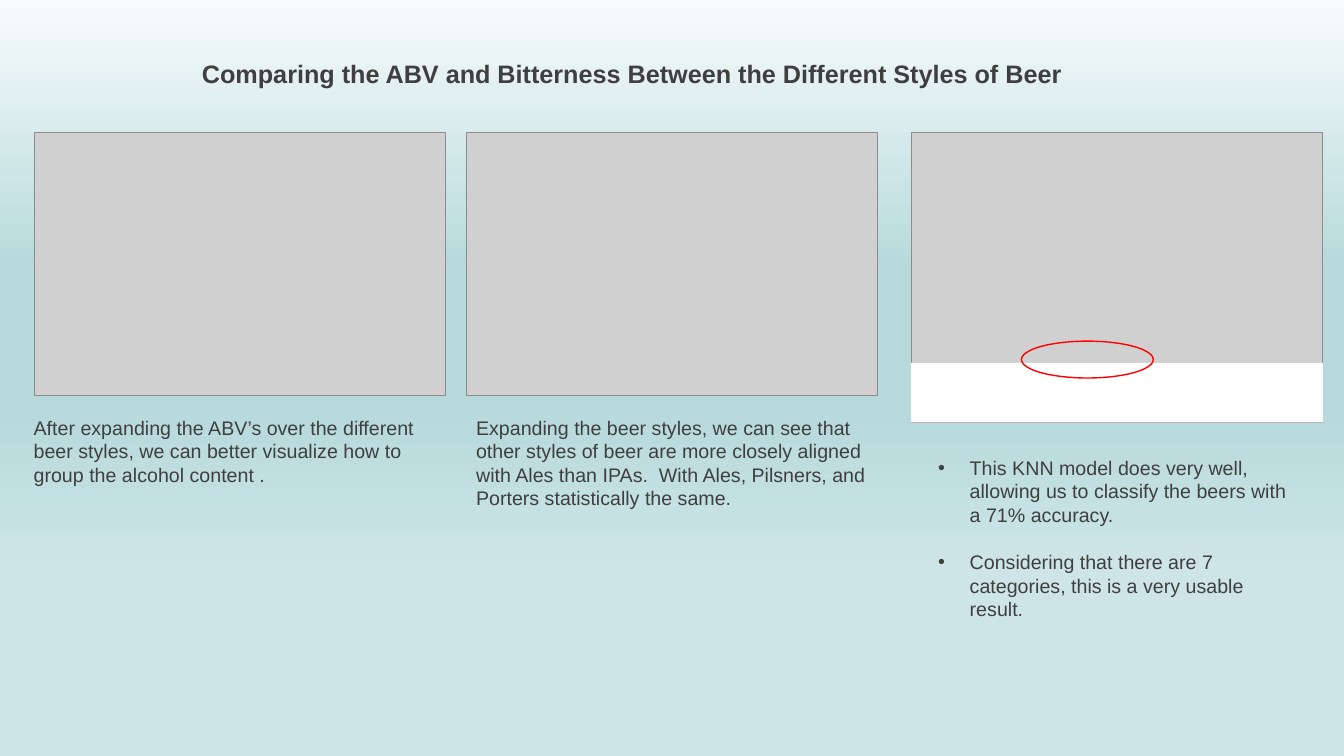
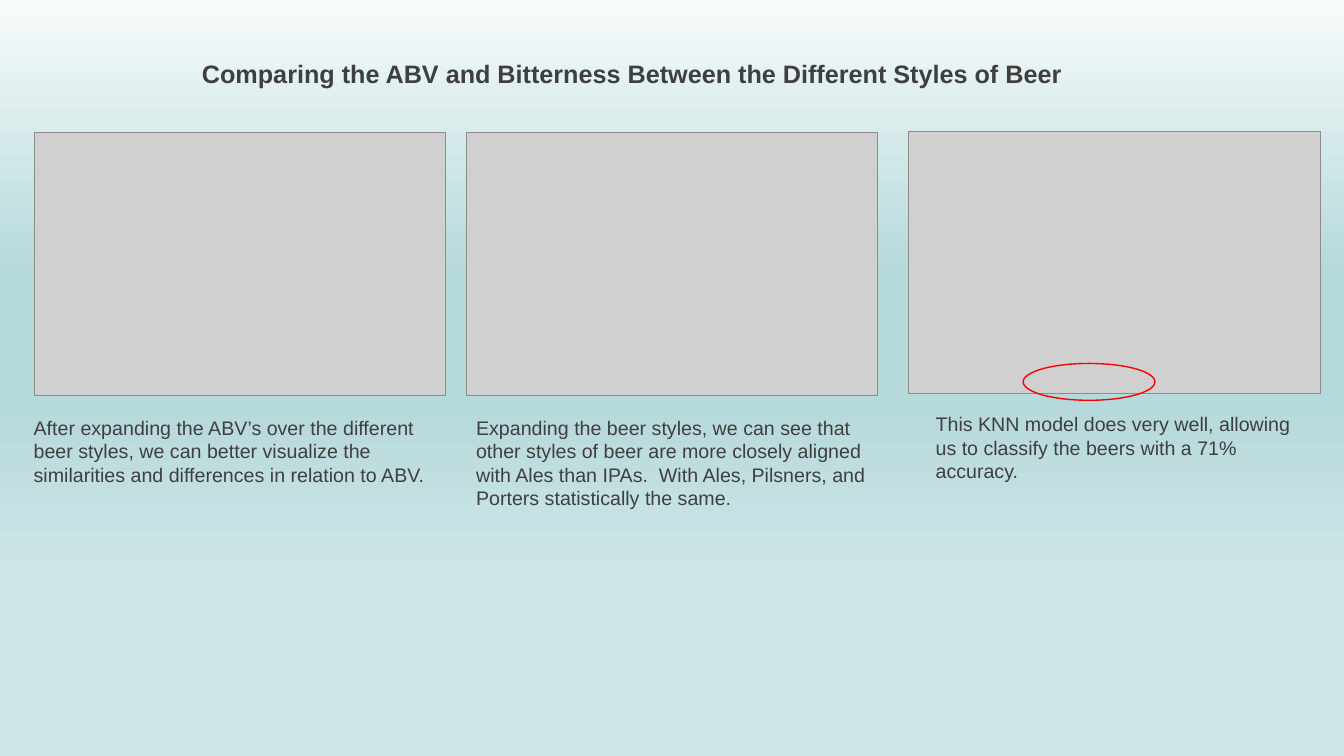
Before and after one commit to NickSager/MSDS_6306_Project1, a slide deck: slide 12 of Group4_CaseStudy1.pptx. Drawn at 1344x756 pixels with LibreOffice and Linux fonts; fonts in the diff are those of the drawing; grey boxes stand for pictures. Boxes give left, top, right and bottom in pixels: in the first picture for what was removed or moved away, otherwise in the second. Text is boxed around its words. In the diff, an @@ line names an element or a change of style, - is before the commit and + after.

```diff
--- a/Group4_CaseStudy1.pptx
+++ b/Group4_CaseStudy1.pptx
@@ picture: place and size @@
-picture at (911,132,1323,422)
+picture at (908,132,1320,394)
@@ rectangle removed at (911,363,1323,422) @@
@@ ellipse: place and size @@
-ellipse at (1021,341,1153,378)
+ellipse at (1023,364,1155,401)
@@ text "This KNN model does very ...": place and size @@
-text "This KNN model does very ..." at (970,461,1286,616)
+text "This KNN model does very ..." at (936,417,1290,482)
@@ text "This KNN model does very ..." at (936,417,1290,482): bullet • to none @@
@@ text at (34,421,424,482): text changed @@
-After expanding the ABV’s over the different beer styles, we can better visualize how to group the alcohol content .
+After expanding the ABV’s over the different beer styles, we can better visualize the similarities and differences in relation to ABV.
@@ text at (970,555,1244,616): paragraph removed @@
-• Considering that there are 7 categories, this is a very usable result.
```
Also in this commit, not shown: 8 other slides changed.
